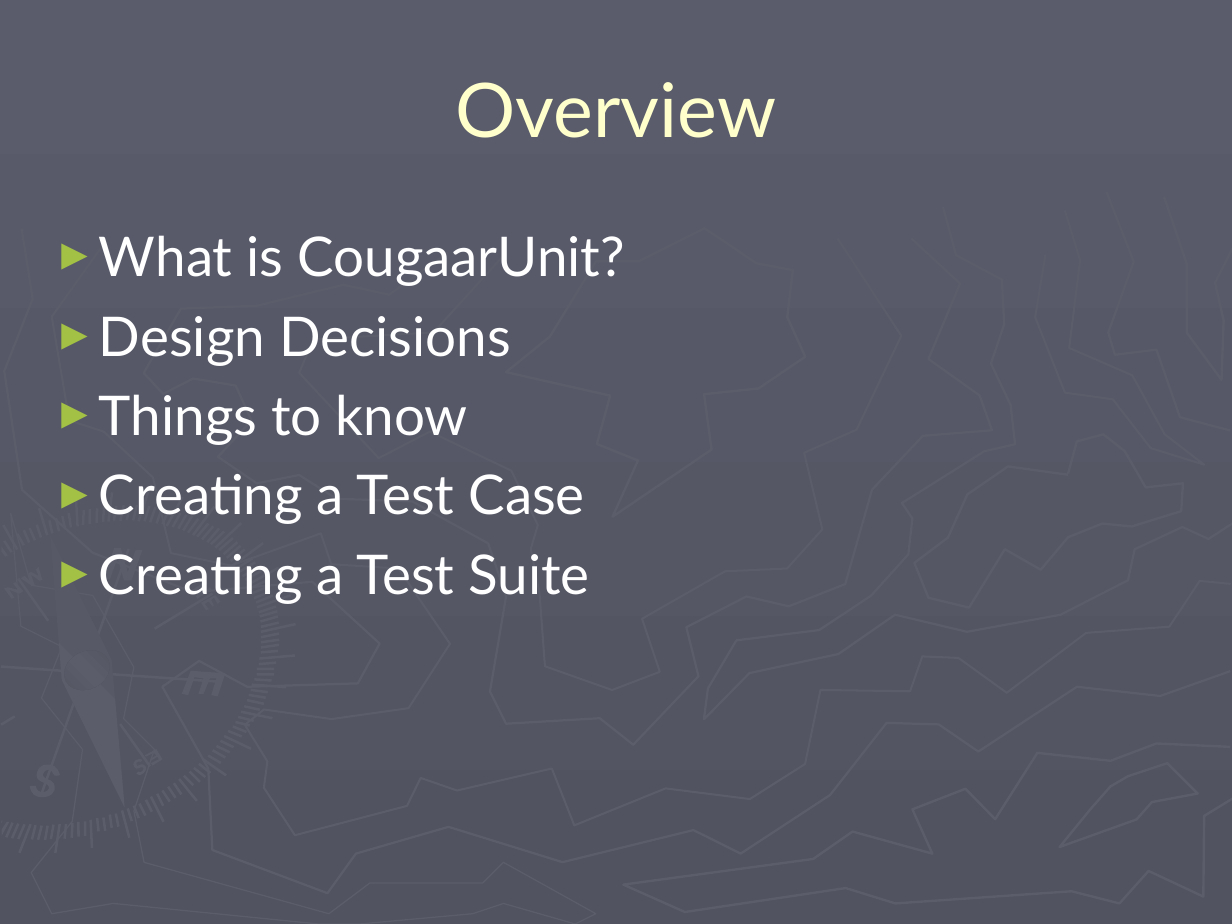
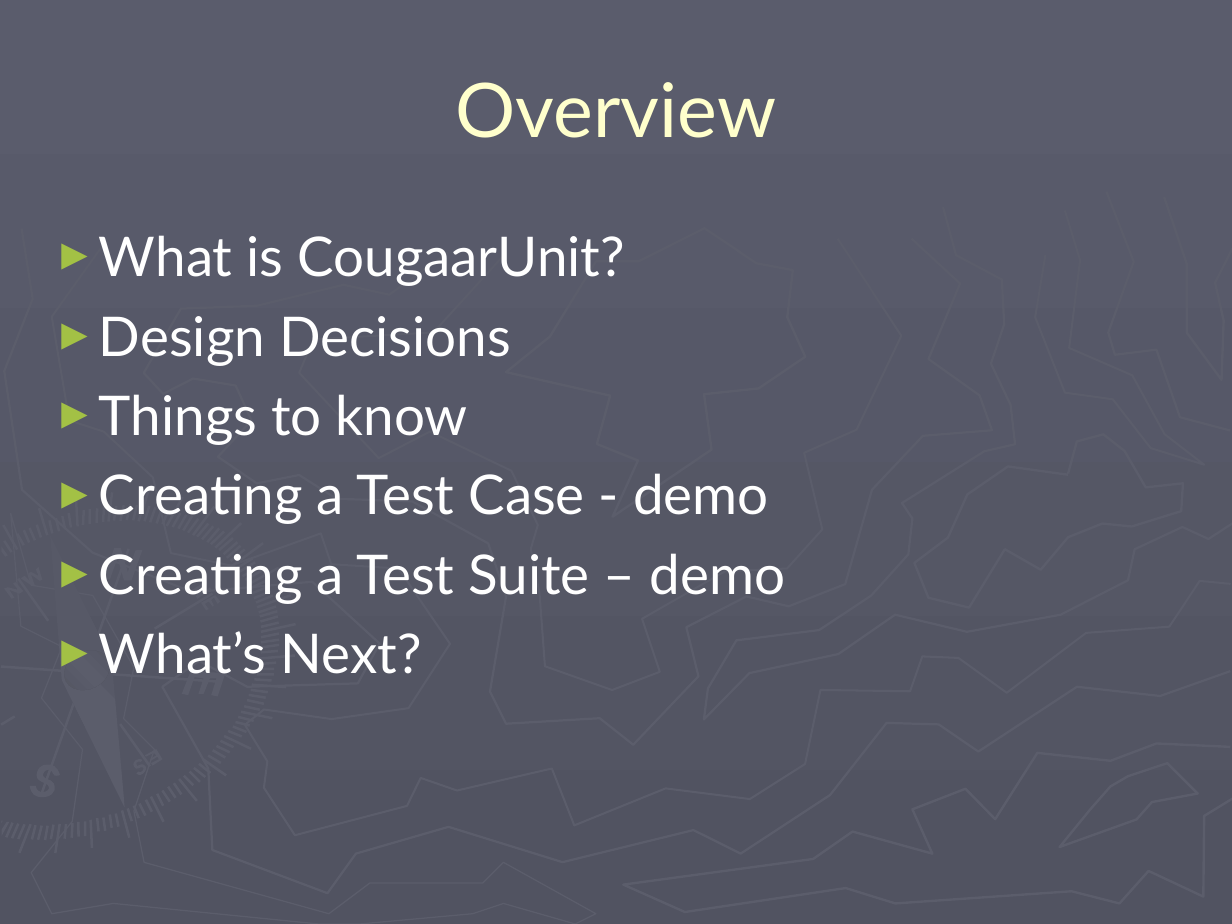
Before and after one commit to codeaudit/cougaar-cougaarunit, a slide deck: slide 2 of CougaarUnit/CougaarUnit Training.ppt. Drawn at 1232x924 pixels with LibreOffice and Linux fonts; fonts in the diff are those of the drawing. Boxes give left, top, right and bottom in pixels: in the first picture for what was removed or moved away, otherwise in the second. Text is boxed around its words. In the diff, an @@ line names an element or a change of style, - is before the commit and + after.

```diff
--- a/CougaarUnit/CougaarUnit Training.ppt
+++ b/CougaarUnit/CougaarUnit Training.ppt
@@ text at [99, 473, 786, 674]: text changed @@
-► Creating a Test Case
-► Creating a Test Suite
+► Creating a Test Case - demo
+► Creating a Test Suite – demo
+► What’s Next?
```
Also in this commit, not shown: 7 other slides changed, 1 slide added, 38 other files.
